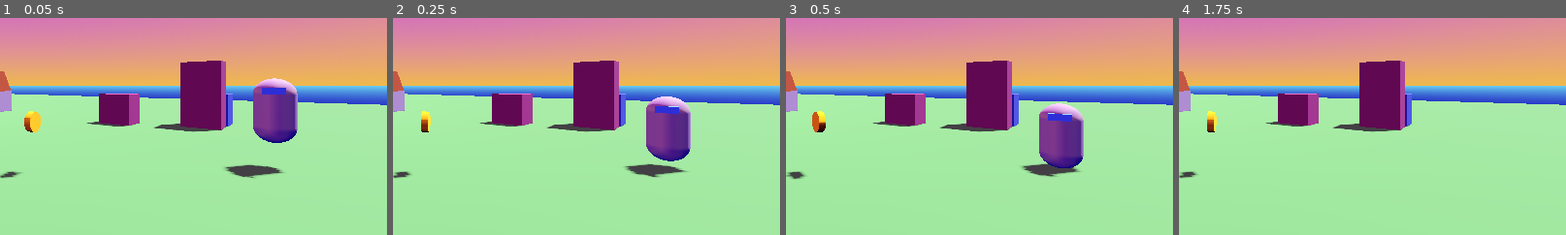
Above: before the commit, frames 1-4 (left to right).
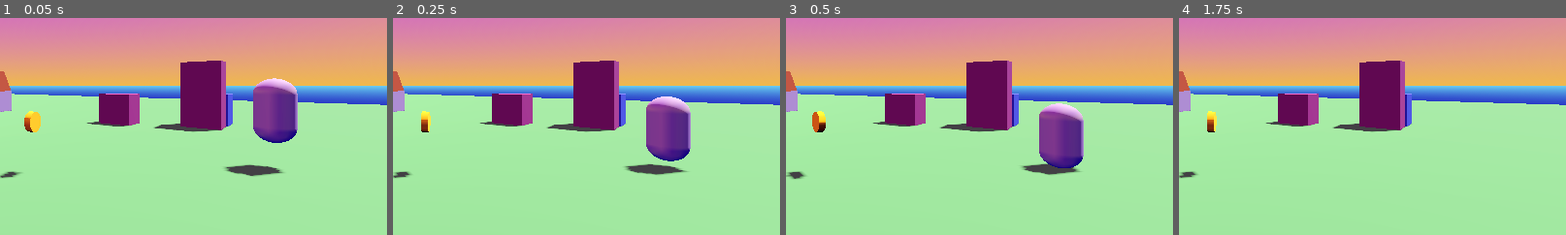
Above: after the commit, the same moments.

Repository: maliamae/GA110_MushroomLad_Godot
Game: Godot game, scene res://Scenes/level_01.tscn
Two runs of this game, one before a commit and one after it. Both use one fixed random seed, a clock stepped at 60 frames per second and the inputs below. The project has no main scene, so this scene is started directly.
Inputs:
- Up to frame 1 (0.05 s): no input
- Up to frame 2 (0.25 s): no input
- Up to frame 3 (0.5 s): no input
- Up to frame 4 (1.75 s): tap Enter (ui_accept) at 0.5, 0.77, 1.25, 1.52 s; hold Right (ui_right) 0.53-1.28 s; hold Down (ui_down) from 1.28 s (still down)
The pictures show only the part of the screen within x 50-100%, y 35-84%; the shares and areas given below are measured in that part.

The runs differ from the first frame. In frame 1, 0.3% of the frame differs, in the area x 59-74%, y 32-74%; in frame 2, 0.3%; in frame 3, 0.3%, in the area x 62-74%, y 43-74%; in frame 4, nothing differs.

Commit message:
laying level out plus floating platform movement

Diff:
--- /dev/null
+++ b/Scenes/dungeon_level.tscn
@@ -0,0 +1,120 @@
+[gd_scene format=3 uid="uid://dlpiduo5klp6o"]
+
+[ext_resource type="PackedScene" uid="uid://bdnto3g31nnyr" path="res://Scenes/player.tscn" id="1_e4kat"]
+[ext_resource type="PackedScene" uid="uid://nf2e13spbwas" path="res://Scenes/oubliette.tscn" id="2_ha38h"]
+[ext_resource type="PackedScene" uid="uid://7h837y2b1pw0" path="res://Scenes/water_plane.tscn" id="3_3cvh8"]
+
+[sub_resource type="ProceduralSkyMaterial" id="ProceduralSkyMaterial_p7ssk"]
+sky_top_color = Color(0.50943196, 0.75893027, 0.9554606, 1)
+
+[sub_resource type="Sky" id="Sky_e4kat"]
+sky_material = SubResource("ProceduralSkyMaterial_p7ssk")
+
+[sub_resource type="Environment" id="Environment_ha38h"]
+background_mode = 2
+sky = SubResource("Sky_e4kat")
+
+[sub_resource type="PlaneMesh" id="PlaneMesh_3cvh8"]
+size = Vector2(100, 100)
+
+[sub_resource type="BoxShape3D" id="BoxShape3D_n8u0m"]
+size = Vector3(10, 0.125, 10)
+
+[node name="dungeon_level" type="Node3D" unique_id=2069928860]
+
+[node name="DirectionalLight3D" type="DirectionalLight3D" parent="." unique_id=210778381]
+transform = Transform3D(-0.8660254, -0.43301278, 0.25, 0, 0.49999997, 0.86602545, -0.50000006, 0.75, -0.43301266, 0, 0, 0)
+shadow_enabled = true
+
+[node name="WorldEnvironment" type="WorldEnvironment" parent="." unique_id=1151782595]
+environment = SubResource("Environment_ha38h")
+
+[node name="Floor" type="StaticBody3D" parent="." unique_id=1185957803]
+collision_layer = 2
+
+[node name="MeshInstance3D" type="MeshInstance3D" parent="Floor" unique_id=1696175971]
+mesh = SubResource("PlaneMesh_3cvh8")
+
+[node name="CollisionShape3D" type="CollisionShape3D" parent="Floor" unique_id=252843645]
+transform = Transform3D(1, 0, 0, 0, 1, 0, 0, 0, 1, 0, -0.0625, 0)
+shape = SubResource("BoxShape3D_n8u0m")
+
+[node name="Player" parent="." unique_id=546651733 instance=ExtResource("1_e4kat")]
+transform = Transform3D(1, 0, 0, 0, 1, 0, 0, 0, 1, 0, 0.5, -0.75)
+
+[node name="Camera3D" type="Camera3D" parent="Player" unique_id=285811377]
+transform = Transform3D(1, -4.238833e-09, 9.183858e-10, 3.856702e-09, 0.9659259, 0.2588191, -1.9841835e-09, -0.2588191, 0.9659258, 0, 1.5, 2.125)
+
+[node name="StaticBody3D" parent="." unique_id=1772476226 instance=ExtResource("2_ha38h")]
+transform = Transform3D(1, 0, 0, 0, 1, 0, 0, 0, 1, 0, 0.875, -1)
+
+[node name="WaterPlanes" type="Node3D" parent="." unique_id=1759430759]
+
+[node name="water_plane" parent="WaterPlanes" unique_id=59753676 instance=ExtResource("3_3cvh8")]
+transform = Transform3D(1, 0, 0, 0, 1, 0, 0, 0, 1, 0, 3, 2)
+
+[node name="water_plane2" parent="WaterPlanes" unique_id=1195022719 instance=ExtResource("3_3cvh8")]
+transform = Transform3D(1, 0, 0, 0, 1, 0, 0, 0, 1, 3, 3, -1)
+
+[node name="water_plane3" parent="WaterPlanes" unique_id=1319952782 instance=ExtResource("3_3cvh8")]
+transform = Transform3D(1, 0, 0, 0, 1, 0, 0, 0, 1, 3, 3, 2)
+
+[node name="water_plane4" parent="WaterPlanes" unique_id=1214244085 instance=ExtResource("3_3cvh8")]
+transform = Transform3D(1, 0, 0, 0, 1, 0, 0, 0, 1, 3, 3, -4)
+
+[node name="water_plane5" parent="WaterPlanes" unique_id=1024029598 instance=ExtResource("3_3cvh8")]
+transform = Transform3D(1, 0, 0, 0, 1, 0, 0, 0, 1, 0, 3, -4)
+
+[node name="water_plane6" parent="WaterPlanes" unique_id=765410867 instance=ExtResource("3_3cvh8")]
+transform = Transform3D(1, 0, 0, 0, 1, 0, 0, 0, 1, -3, 3, -4)
+
+[node name="water_plane9" parent="WaterPlanes" unique_id=1827372363 instance=ExtResource("3_3cvh8")]
+transform = Transform3D(1, 0, 0, 0, 1, 0, 0, 0, 1, 3, 3, -7)
+
+[node name="water_plane10" parent="WaterPlanes" unique_id=677815324 instance=ExtResource("3_3cvh8")]
+transform = Transform3D(1, 0, 0, 0, 1, 0, 0, 0, 1, 0, 3, -7)
+
+[node name="water_plane11" parent="WaterPlanes" unique_id=49881245 instance=ExtResource("3_3cvh8")]
+transform = Transform3D(1, 0, 0, 0, 1, 0, 0, 0, 1, -3, 3, -7)
+
+[node name="water_plane12" parent="WaterPlanes" unique_id=573496971 instance=ExtResource("3_3cvh8")]
+transform = Transform3D(1, 0, 0, 0, 1, 0, 0, 0, 1, 3, 3, -10)
+
+[node name="water_plane13" parent="WaterPlanes" unique_id=597496682 instance=ExtResource("3_3cvh8")]
+transform = Transform3D(1, 0, 0, 0, 1, 0, 0, 0, 1, 0, 3, -10)
+
+[node name="water_plane14" parent="WaterPlanes" unique_id=759908481 instance=ExtResource("3_3cvh8")]
+transform = Transform3D(1, 0, 0, 0, 1, 0, 0, 0, 1, -3, 3, -10)
+
+[node name="water_plane15" parent="WaterPlanes" unique_id=1183871550 instance=ExtResource("3_3cvh8")]
+transform = Transform3D(1, 0, 0, 0, 1, 0, 0, 0, 1, 3, 3, -13)
+
+[node name="water_plane16" parent="WaterPlanes" unique_id=1763064429 instance=ExtResource("3_3cvh8")]
+transform = Transform3D(1, 0, 0, 0, 1, 0, 0, 0, 1, 0, 3, -13)
+
+[node name="water_plane17" parent="WaterPlanes" unique_id=1496721119 instance=ExtResource("3_3cvh8")]
+transform = Transform3D(1, 0, 0, 0, 1, 0, 0, 0, 1, -3, 3, -13)
+
+[node name="water_plane18" parent="WaterPlanes" unique_id=1951493371 instance=ExtResource("3_3cvh8")]
+transform = Transform3D(1, 0, 0, 0, 1, 0, 0, 0, 1, 3, 3, -16)
+
+[node name="water_plane19" parent="WaterPlanes" unique_id=634265217 instance=ExtResource("3_3cvh8")]
+transform = Transform3D(1, 0, 0, 0, 1, 0, 0, 0, 1, 0, 3, -16)
+
+[node name="water_plane20" parent="WaterPlanes" unique_id=1477556715 instance=ExtResource("3_3cvh8")]
+transform = Transform3D(1, 0, 0, 0, 1, 0, 0, 0, 1, -3, 3, -16)
+
+[node name="water_plane21" parent="WaterPlanes" unique_id=1829397737 instance=ExtResource("3_3cvh8")]
+transform = Transform3D(1, 0, 0, 0, 1, 0, 0, 0, 1, 3, 3, -19)
+
+[node name="water_plane22" parent="WaterPlanes" unique_id=728169501 instance=ExtResource("3_3cvh8")]
+transform = Transform3D(1, 0, 0, 0, 1, 0, 0, 0, 1, 0, 3, -19)
+
+[node name="water_plane23" parent="WaterPlanes" unique_id=199403243 instance=ExtResource("3_3cvh8")]
+transform = Transform3D(1, 0, 0, 0, 1, 0, 0, 0, 1, -3, 3, -19)
+
+[node name="water_plane7" parent="WaterPlanes" unique_id=791554815 instance=ExtResource("3_3cvh8")]
+transform = Transform3D(1, 0, 0, 0, 1, 0, 0, 0, 1, -3, 3, -1)
+
+[node name="water_plane8" parent="WaterPlanes" unique_id=1513353072 instance=ExtResource("3_3cvh8")]
+transform = Transform3D(1, 0, 0, 0, 1, 0, 0, 0, 1, -3, 3, 2)
--- /dev/null
+++ b/Scenes/floating_platform.tscn
@@ -0,0 +1,22 @@
+[gd_scene format=3 uid="uid://dixws230pxqm6"]
+
+[ext_resource type="Script" uid="uid://c6jrq83t7iltx" path="res://Scripts/floating_platform_staticBody.gd" id="1_4lfrg"]
+
+[sub_resource type="CylinderMesh" id="CylinderMesh_4lfrg"]
+top_radius = 0.35
+bottom_radius = 0.35
+height = 0.65
+
+[sub_resource type="CylinderShape3D" id="CylinderShape3D_ytl5q"]
+height = 0.65
+radius = 0.35
+
+[node name="floating_platform" type="StaticBody3D" unique_id=1464046690]
+collision_layer = 2
+script = ExtResource("1_4lfrg")
+
+[node name="MeshInstance3D" type="MeshInstance3D" parent="." unique_id=284386594]
+mesh = SubResource("CylinderMesh_4lfrg")
+
+[node name="CollisionShape3D" type="CollisionShape3D" parent="." unique_id=410602326]
+shape = SubResource("CylinderShape3D_ytl5q")
--- /dev/null
+++ b/Scenes/oubliette.tscn
@@ -0,0 +1,23 @@
+[gd_scene format=3 uid="uid://nf2e13spbwas"]
+
+[sub_resource type="BoxShape3D" id="BoxShape3D_hcann"]
+
+[node name="StaticBody3D" type="StaticBody3D" unique_id=1772476226]
+
+[node name="CollisionShape3D" type="CollisionShape3D" parent="." unique_id=1994483520]
+shape = SubResource("BoxShape3D_hcann")
+
+[node name="CSGCombiner3D" type="CSGCombiner3D" parent="." unique_id=702772155]
+
+[node name="CSGBox3D" type="CSGBox3D" parent="CSGCombiner3D" unique_id=293849960]
+transform = Transform3D(1, 0, 0, 0, 1, 0, 0, 0, 1, 0, 0.875, 0)
+size = Vector3(3, 3.25, 3)
+
+[node name="CSGBox3D" type="CSGBox3D" parent="CSGCombiner3D/CSGBox3D" unique_id=2134807368]
+transform = Transform3D(1, 0, 0, 0, 1, 0, 0, 0, 1, 0, 0.0625, 0)
+operation = 2
+size = Vector3(2.75, 2.85, 2.75)
+
+[node name="CSGBox3D2" type="CSGBox3D" parent="CSGCombiner3D/CSGBox3D" unique_id=1797729025]
+transform = Transform3D(1, 0, 0, 0, 1, 0, 0, 0, 1, 0, 1.375, 0)
+operation = 2
--- a/Scenes/player.tscn
+++ b/Scenes/player.tscn
@@ -18,13 +18,14 @@
 height = 1.0159302
 
 [node name="Player" type="CharacterBody3D" unique_id=546651733]
+collision_mask = 7
 script = ExtResource("1_v0iea")
 
 [node name="MeshInstance3D" type="MeshInstance3D" parent="." unique_id=1943194289]
 mesh = SubResource("CapsuleMesh_0bb2n")
 
 [node name="MeshInstance3D2" type="MeshInstance3D" parent="MeshInstance3D" unique_id=1922423816]
-transform = Transform3D(1, 0, 0, 0, 1, 0, 0, 0, 1, 0, 0.307546, 0.20707986)
+transform = Transform3D(1, 0, 0, 0, 1, 0, 0, 0, 1, 0, 0.307546, -0.16792014)
 mesh = SubResource("BoxMesh_jcea2")
 
 [node name="CollisionShape3D" type="CollisionShape3D" parent="." unique_id=1964925836]
--- /dev/null
+++ b/Scenes/water_plane.tscn
@@ -0,0 +1,22 @@
+[gd_scene format=3 uid="uid://7h837y2b1pw0"]
+
+[sub_resource type="StandardMaterial3D" id="StandardMaterial3D_es7gv"]
+transparency = 1
+depth_draw_mode = 1
+albedo_color = Color(0.16470589, 0.40784314, 0.45882353, 0.6431373)
+
+[sub_resource type="PlaneMesh" id="PlaneMesh_evjf7"]
+material = SubResource("StandardMaterial3D_es7gv")
+size = Vector2(3, 3)
+
+[sub_resource type="BoxShape3D" id="BoxShape3D_1g4se"]
+size = Vector3(3, 0.25, 3)
+
+[node name="water_plane" type="Area3D" unique_id=59753676]
+
+[node name="MeshInstance3D" type="MeshInstance3D" parent="." unique_id=2081701986]
+mesh = SubResource("PlaneMesh_evjf7")
+
+[node name="CollisionShape3D" type="CollisionShape3D" parent="." unique_id=1360026806]
+transform = Transform3D(1, 0, 0, 0, 1, 0, 0, 0, 1, 0, -0.125, 0)
+shape = SubResource("BoxShape3D_1g4se")
--- /dev/null
+++ b/Scripts/floating_platform.gd
@@ -0,0 +1,34 @@
+extends Area3D
+
+var initial_pos: Vector3
+var max_height: float
+var min_height: float
+var move_distance = .5
+var oscilate_t = 0.0
+
+var move_speed = 25
+var is_under_player: bool = false
+var reseting: bool = false
+
+# Called when the node enters the scene tree for the first time.
+func _ready() -> void:
+	initial_pos = get_global_position()
+	max_height = initial_pos.y
+	min_height = max_height - move_distance
+	oscilate_t = randf_range(0.0, 1.0)
+
+
+# Called every frame. 'delta' is the elapsed time since the previous frame.
+func _process(delta: float) -> void:
+	oscilate_height(delta)
+	#pass
+
+func oscilate_height(delta):
+	global_position = Vector3(initial_pos.x, lerpf(max_height, min_height, oscilate_t),initial_pos.y)
+	oscilate_t += 0.01 * move_speed * delta
+
+	if (oscilate_t > 1.0):
+		var temp = max_height
+		max_height = min_height
+		min_height = temp
+		oscilate_t = 0.0
--- /dev/null
+++ b/Scripts/floating_platform_staticBody.gd
@@ -0,0 +1,34 @@
+extends StaticBody3D
+
+var initial_pos: Vector3
+var max_height: float
+var min_height: float
+var move_distance = .5
+var oscilate_t = 0.0
+
+var move_speed = 25
+var is_under_player: bool = false
+var reseting: bool = false
+
+# Called when the node enters the scene tree for the first time.
+func _ready() -> void:
+	initial_pos = get_global_position()
+	max_height = initial_pos.y
+	min_height = max_height - move_distance
+	oscilate_t = randf_range(0.0, 1.0)
+
+
+# Called every frame. 'delta' is the elapsed time since the previous frame.
+func _process(delta: float) -> void:
+	oscilate_height(delta)
+
+
+func oscilate_height(delta):
+	global_position = Vector3(initial_pos.x, lerpf(max_height, min_height, oscilate_t),initial_pos.y)
+	oscilate_t += 0.01 * move_speed * delta
+
+	if (oscilate_t > 1.0):
+		var temp = max_height
+		max_height = min_height
+		min_height = temp
+		oscilate_t = 0.0
--- a/project.godot
+++ b/project.godot
@@ -1,3 +1,11 @@
+; Engine configuration file.
+; It's best edited using the editor UI and not directly,
+; since the parameters that go here are not all obvious.
+;
+; Format:
+;   [section] ; section goes between []
+;   param=value ; assign values to parameters
+
 config_version=5
 
 [application]
@@ -6,6 +14,12 @@
 config/features=PackedStringArray("4.6", "Forward Plus")
 config/icon="res://icon.svg"
 
+[layer_names]
+
+3d_physics/layer_1="player"
+3d_physics/layer_2="ground"
+3d_physics/layer_3="water"
+
 [physics]
 
 3d/physics_engine="Jolt Physics"
Not shown, added: Scripts/floating_platform.gd.uid
Not shown, added: Scripts/floating_platform_staticBody.gd.uid
